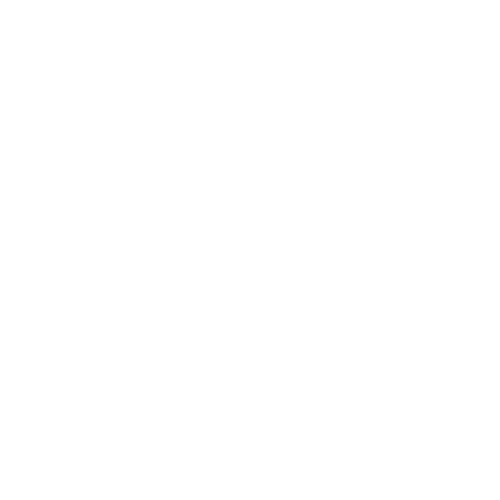
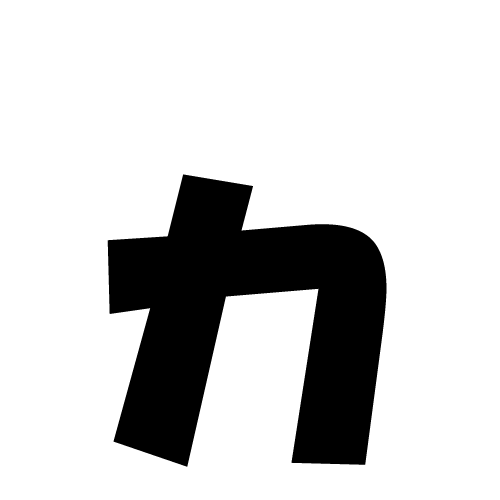
Revision of a layered 500×500 image; what changed, layer by layer:
hid group "mark" (83 layers) over [107, 174, 387, 467]
showed group "やゆよつ小さい" (2nd of 2, in "normal") (15 layers) over [107, 174, 387, 467]
added layer "ヵ" (2nd of 2, in "normal" › "やゆよつ小さい") in group "やゆよつ小さい" over [107, 174, 387, 467]
